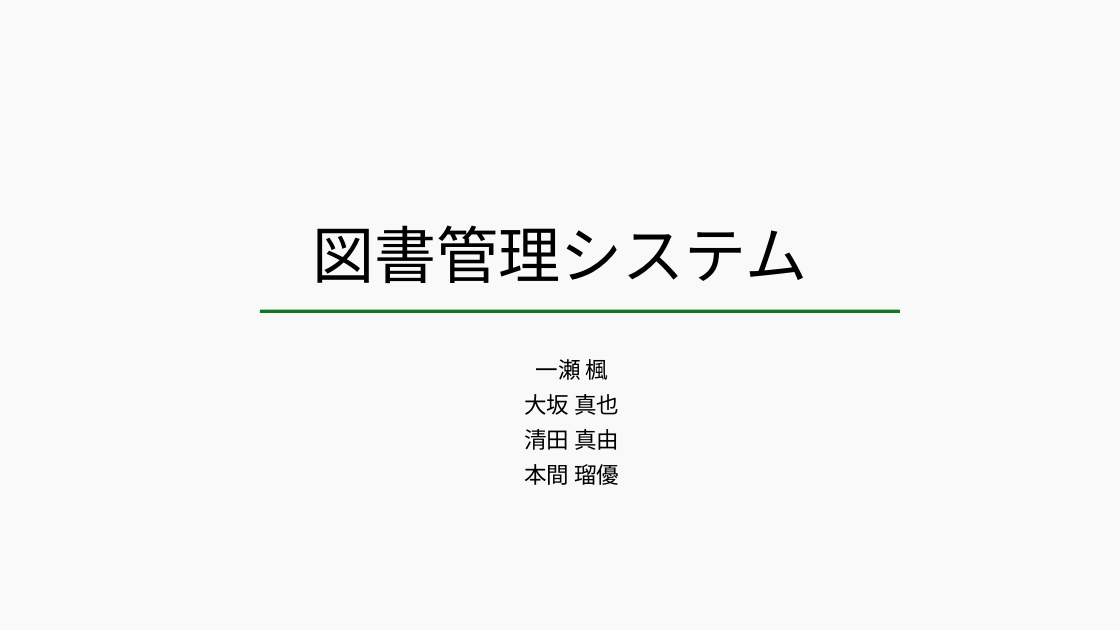
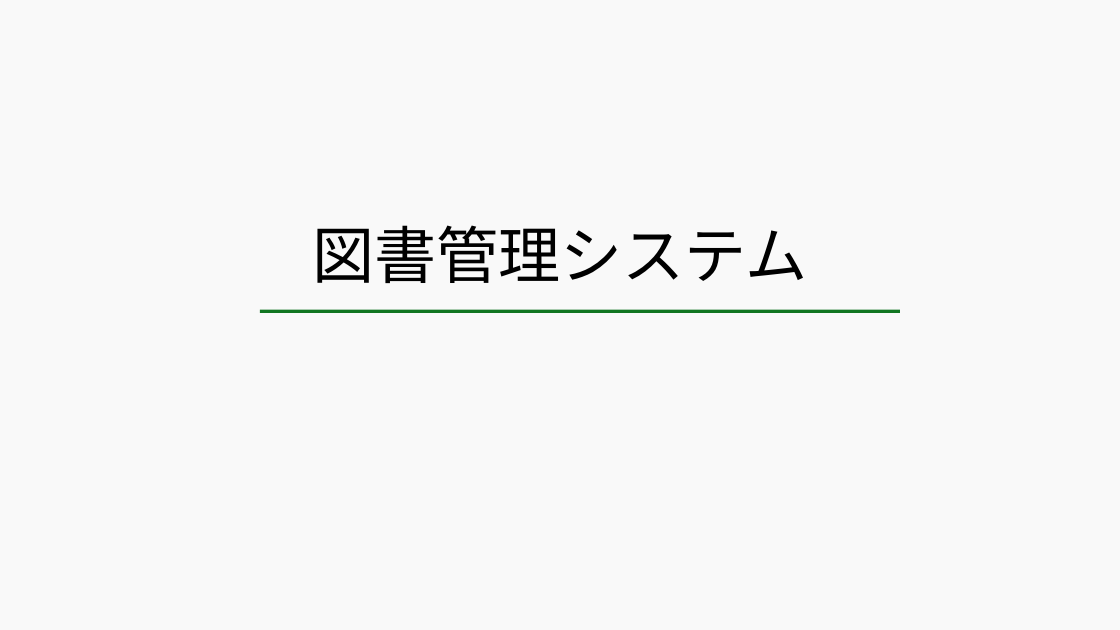
Before and after one commit to 2022java42-student008/LibraryProject, a slide deck: slide 1 of 図書管理システム - コピー.odp. Drawn at 1120x630 pixels with LibreOffice and Linux fonts; fonts in the diff are those of the drawing. Boxes give left, top, right and bottom in pixels: in the first picture for what was removed or moved away, otherwise in the second. Text is boxed around its words. In the diff, an @@ line names an element or a change of style, - is before the commit and + after.

```diff
--- a/図書管理システム - コピー.odp
+++ b/図書管理システム - コピー.odp
@@ subtitle removed at bbox=[524, 359, 619, 485] @@
-一瀬 楓
-大坂 真也
-清田 真由
-本間 瑠優
```
Also in this commit, not shown: 6 other slides changed, 4 slides added.
